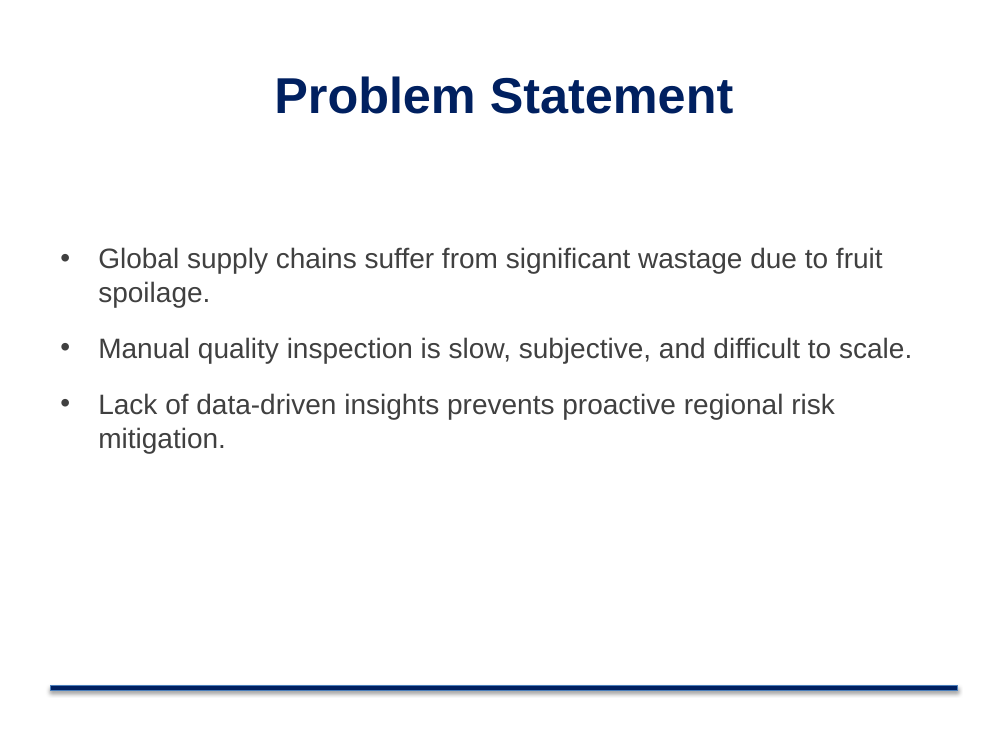
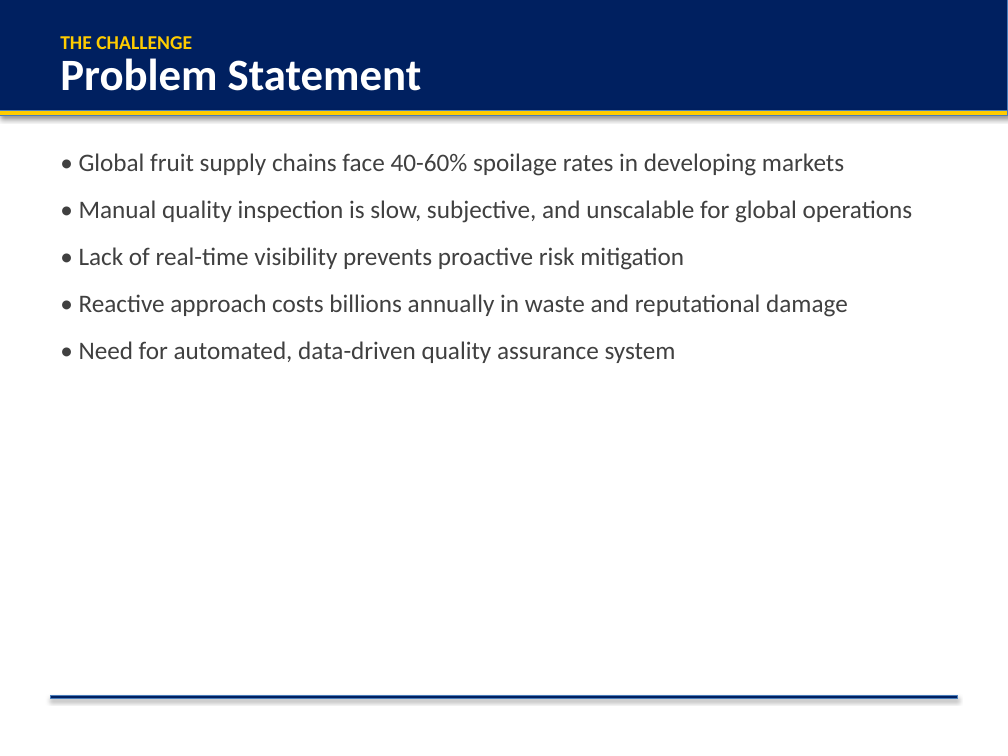
Before and after one commit to HakimiMasstar/data-mining-project, a slide deck: slide 2 of Global_Supply_Chain_Corporate.pptx. Drawn at 1008x756 pixels with LibreOffice and Linux fonts; fonts in the diff are those of the drawing. Boxes give left, top, right and bottom in pixels: in the first picture for what was removed or moved away, otherwise in the second. Text is boxed around its words. In the diff, an @@ line names an element or a change of style, - is before the commit and + after.

```diff
--- a/Global_Supply_Chain_Corporate.pptx
+++ b/Global_Supply_Chain_Corporate.pptx
@@ rectangle added at (0,0,1008,111), fill #002060, outline #4B7EBC 0.75 pt @@
@@ text "Problem Statement": place and size @@
-text "Problem Statement" at (274,76,734,114)
+text "Problem Statement" at (60,58,422,91)
@@ text "Problem Statement" at (60,58,422,91): size 36 to 32 pt, font Arial to Calibri, text colour #002060 to #FFFFFF; alignment centre to left; vertical alignment middle to top @@
@@ text added at (60,36,192,49), 14 pt, text #FFCC00, bold @@
+THE CHALLENGE
@@ rectangle added at (0,111,1008,116), fill #FFCC00, outline #4B7EBC 0.75 pt @@
@@ text added at (79,153,913,363), 18 pt, text #404040 @@
+• Global fruit supply chains face 40-60% spoilage rates in developing markets
+• Manual quality inspection is slow, subjective, and unscalable for global operations
+• Lack of real-time visibility prevents proactive risk mitigation
+• Reactive approach costs billions annually in waste and reputational damage
+• Need for automated, data-driven quality assurance system
@@ text removed at (98,247,912,453) @@
-• Global supply chains suffer from significant wastage due to fruit spoilage.
-• Manual quality inspection is slow, subjective, and difficult to scale.
-• Lack of data-driven insights prevents proactive regional risk mitigation.
@@ rectangle: place and size @@
-rectangle at (50,685,958,690)
+rectangle at (50,696,958,699)
```
Also in this commit, not shown: 1 other slide changed, 8 slides added, 8 slides removed, 3 other files.
